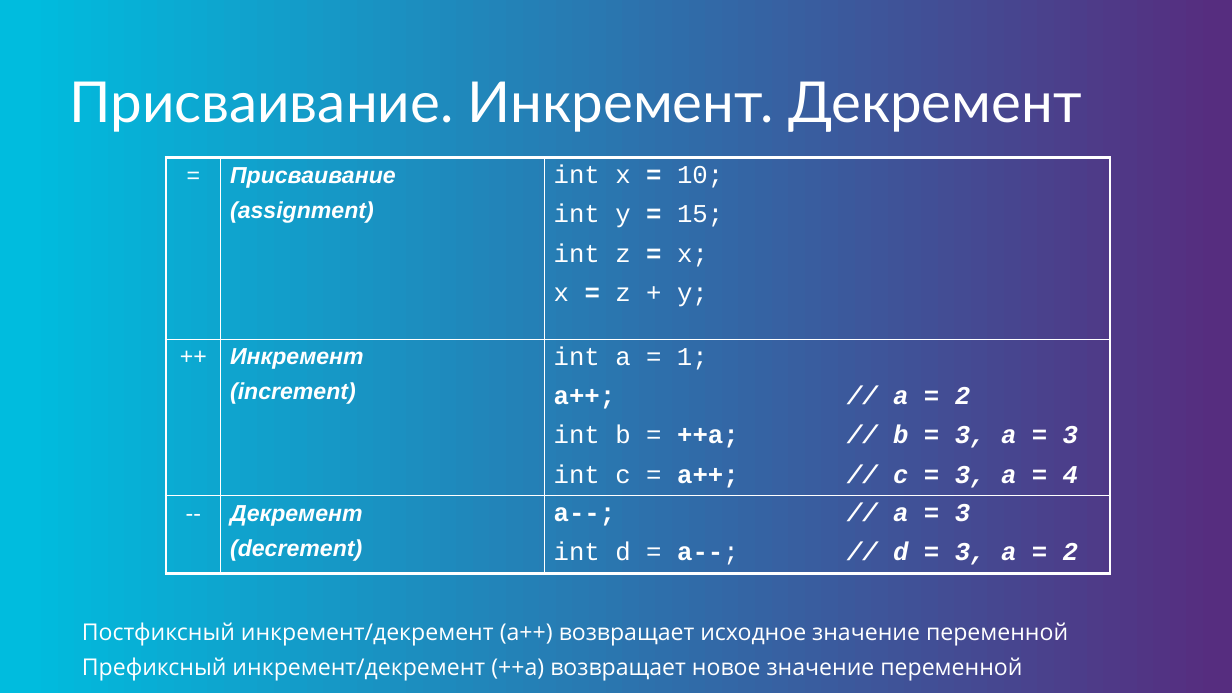
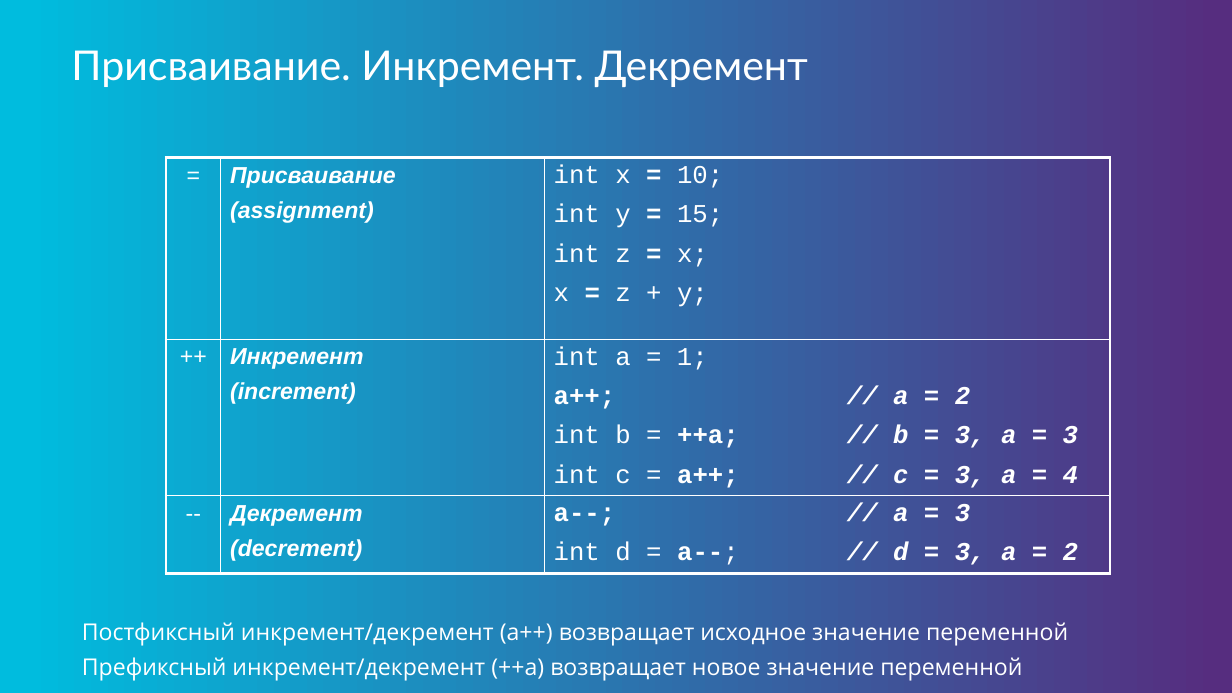
Before and after one commit to java-basic-tutorial/lessons, a slide deck: slide 27 of lesson01/lesson01.pptx. Drawn at 1232x693 pixels with LibreOffice and Linux fonts; fonts in the diff are those of the drawing; background and template pictures are left out. Boxes give left, top, right and bottom in pixels: in the first picture for what was removed or moved away, otherwise in the second. Text is boxed around its words. In the diff, an @@ line names an element or a change of style, - is before the commit and + after.

```diff
--- a/lesson01/lesson01.pptx
+++ b/lesson01/lesson01.pptx
@@ title "Присваивание. Инкремент. Декремент": place and size @@
-title "Присваивание. Инкремент. Декремент" at [69,81,1081,132]
+title "Присваивание. Инкремент. Декремент" at [71,50,808,87]
@@ title "Присваивание. Инкремент. Декремент" at [71,50,808,87]: size 44 to 32 pt @@
```
Also in this commit, not shown: 29 other slides changed, 3 other files.
